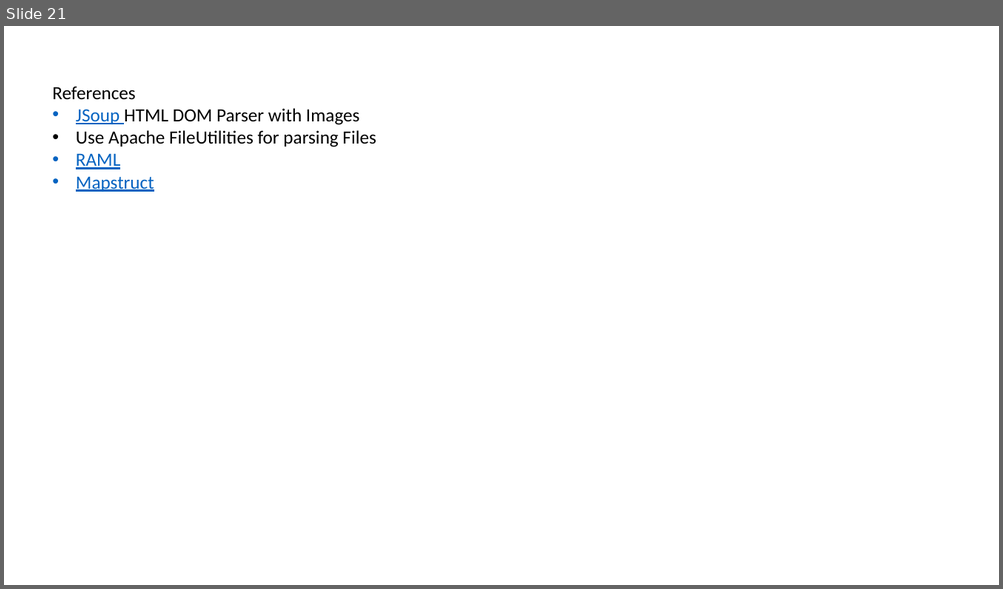
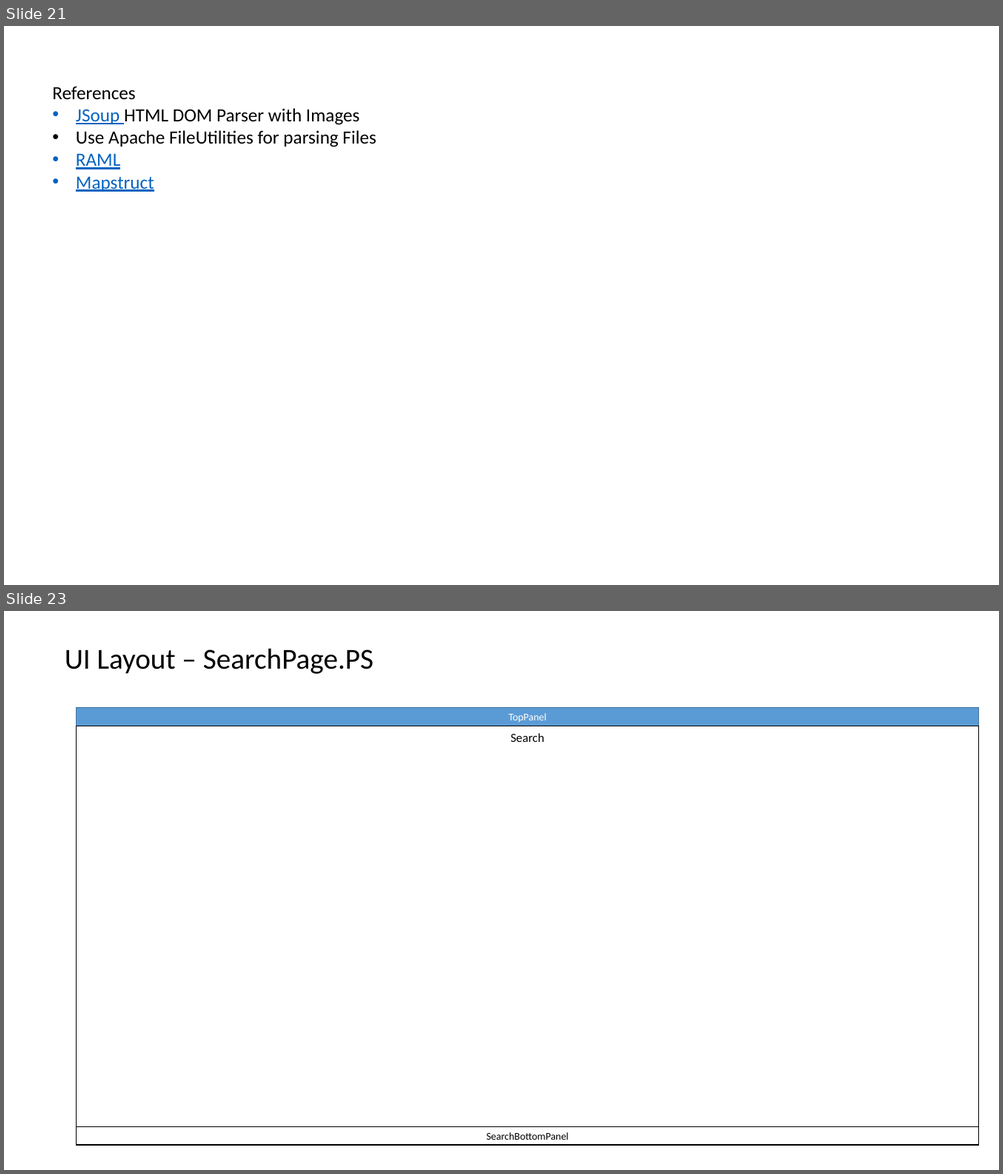
Before and after one commit to datim/squid, a slide deck: docs/design.pptx. Shown one above the other, each under a label of ours: slide 21 before the commit, slides 21 and 23 after it; the slides between them are not shown. The pictures are 1003x589 and 1003x1174 pixels, drawn with LibreOffice and Linux fonts; fonts in the diff are those of the drawing. Boxes give left, top, right and bottom in pixels: in the first picture for what was removed or moved away, otherwise in the second. Text is boxed around its words. In the diff, an @@ line names an element or a change of style, - is before the commit and + after.

```diff
--- a/docs/design.pptx
+++ b/docs/design.pptx
@@ slide 23 added at bbox=[4, 611, 999, 1170], background #FFFFFF @@
@@ text added at bbox=[65, 648, 373, 674], 28 pt, text #000000 @@
+UI Layout – SearchPage.PS
@@ rectangle added at bbox=[77, 708, 979, 1146], fill #FFFFFF, outline #000000 1 pt @@
@@ rectangle added at bbox=[77, 708, 979, 726], fill #5B9BD5, outline #43739E 1 pt, 10 pt, text #FFFFFF @@
+TopPanel
@@ rectangle added at bbox=[77, 726, 979, 1145], fill #FFFFFF, outline #000000 1 pt, 12 pt, text #000000 @@
+Search
@@ rectangle added at bbox=[77, 1128, 979, 1145], fill #FFFFFF, outline #000000 1 pt, 10 pt, text #000000 @@
+SearchBottomPanel
```
Also in this commit, not shown: 1 other slide added, 7 other files.
